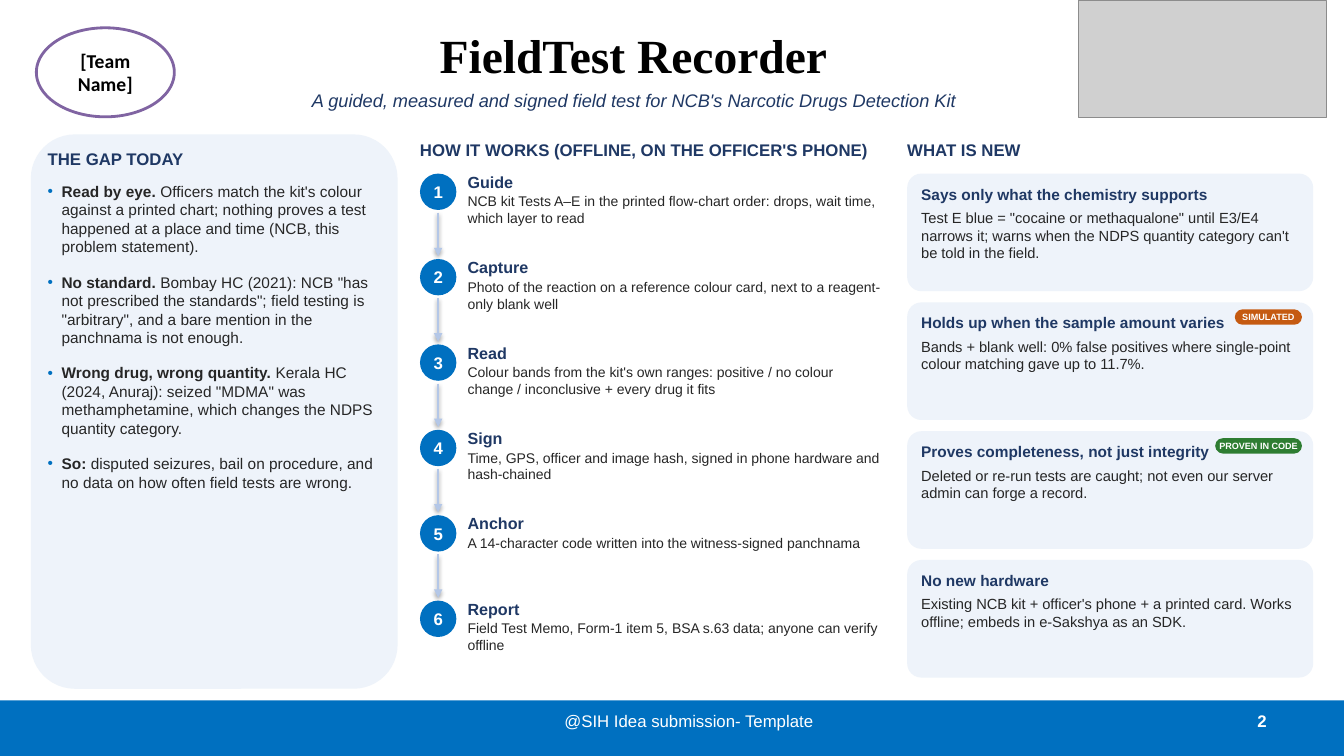
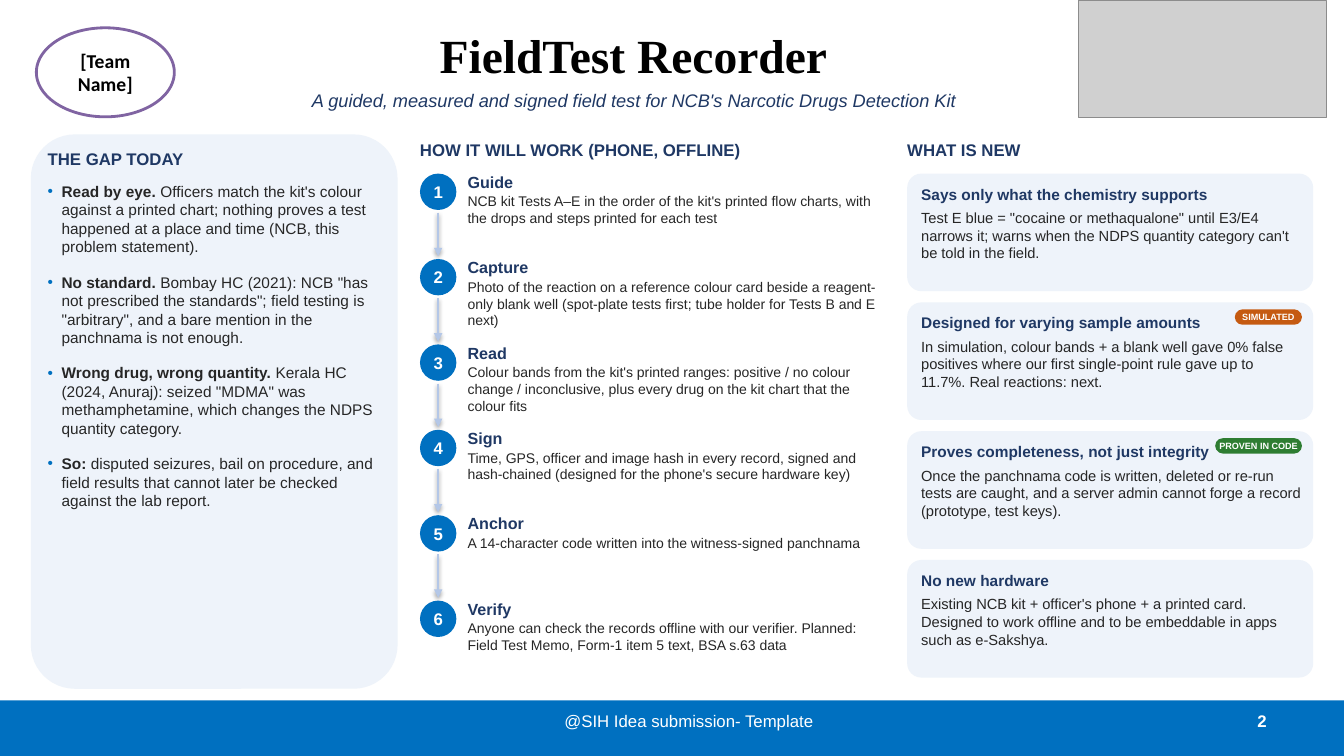
Before and after one commit to Harshith029/fieldtest-recorder, a slide deck: slide 2 of docs/deck/SIH26231_Idea_Submission.pptx. Drawn at 1344x756 pixels with LibreOffice and Linux fonts; fonts in the diff are those of the drawing; grey boxes stand for pictures. Boxes give left, top, right and bottom in pixels: in the first picture for what was removed or moved away, otherwise in the second. Text is boxed around its words. In the diff, an @@ line names an element or a change of style, - is before the commit and + after.

```diff
--- a/docs/deck/SIH26231_Idea_Submission.pptx
+++ b/docs/deck/SIH26231_Idea_Submission.pptx
@@ text at (x1=420, y1=144, x2=740, y2=160): text changed @@
-HOW IT WORKS (OFFLINE, ON THE OFFICER'S PHONE)
+HOW IT WILL WORK (PHONE, OFFLINE)
@@ text at (x1=468, y1=196, x2=871, y2=226): text changed @@
-NCB kit Tests A–E in the printed flow-chart order: drops, wait time, which layer to read
+NCB kit Tests A–E in the order of the kit's printed flow charts, with the drops and steps printed for each test
@@ text at (x1=468, y1=282, x2=876, y2=328): text changed @@
-Photo of the reaction on a reference colour card, next to a reagent-only blank well
+Photo of the reaction on a reference colour card beside a reagent-only blank well (spot-plate tests first; tube holder for Tests B and E next)
@@ text at (x1=921, y1=317, x2=1283, y2=387): text changed @@
-Holds up when the sample amount varies
-Bands + blank well: 0% false positives where single-point colour matching gave up to 11.7%.
+Designed for varying sample amounts
+In simulation, colour bands + a blank well gave 0% false positives where our first single-point rule gave up to 11.7%. Real reactions: next.
@@ text at (x1=468, y1=367, x2=850, y2=411): text changed @@
-Colour bands from the kit's own ranges: positive / no colour change / inconclusive + every drug it fits
+Colour bands from the kit's printed ranges: positive / no colour change / inconclusive, plus every drug on the kit chart that the colour fits
@@ text at (x1=62, y1=458, x2=373, y2=509): text changed @@
-• So: disputed seizures, bail on procedure, and no data on how often field tests are wrong.
+• So: disputed seizures, bail on procedure, and field results that cannot later be checked against the lab report.
@@ text at (x1=468, y1=453, x2=856, y2=482): text changed @@
-Time, GPS, officer and image hash, signed in phone hardware and hash-chained
+Time, GPS, officer and image hash in every record, signed and hash-chained (designed for the phone's secure hardware key)
@@ text at (x1=921, y1=470, x2=1300, y2=519): text changed @@
-Deleted or re-run tests are caught; not even our server admin can forge a record.
+Once the panchnama code is written, deleted or re-run tests are caught, and a server admin cannot forge a record (prototype, test keys).
@@ text at (x1=921, y1=598, x2=1277, y2=648): text changed @@
-Existing NCB kit + officer's phone + a printed card. Works offline; embeds in e-Sakshya as an SDK.
+Existing NCB kit + officer's phone + a printed card. Designed to work offline and to be embeddable in apps such as e-Sakshya.
@@ text at (x1=468, y1=603, x2=857, y2=650): text changed @@
-Report
-Field Test Memo, Form-1 item 5, BSA s.63 data; anyone can verify offline
+Verify
+Anyone can check the records offline with our verifier. Planned: Field Test Memo, Form-1 item 5 text, BSA s.63 data
```
Also in this commit, not shown: 4 other slides changed, 6 other files.
